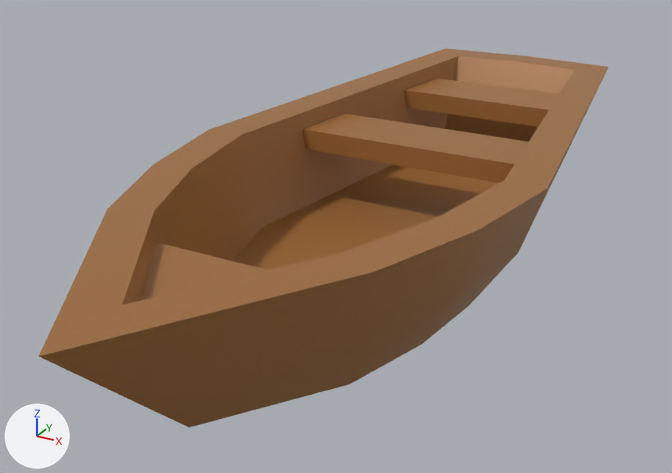
Two versions of the glTF model client/public/rowboat.glb, one commit apart.
Both versions are drawn from a 50 mm camera at (0.827, -1.859, 0.871) aimed at (-0.068, -0.232, 0.057). Every picture has the same lights, and +X, +Y and +Z are marked at lower left. Where no turn or scale is listed for an object, it has been applied to the vertices.

In view in the first picture: 'boat.001'.
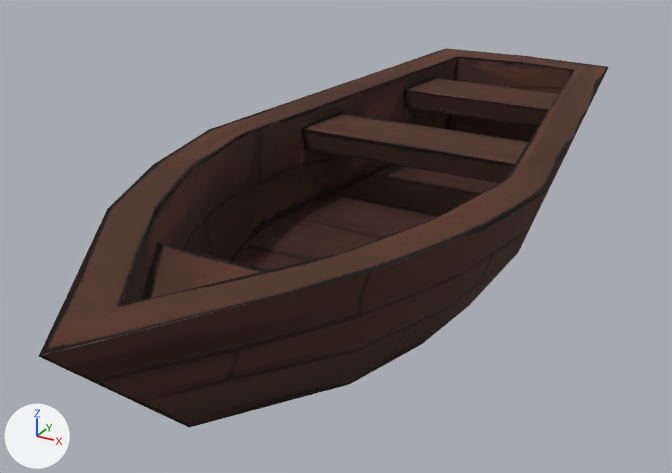
Changed parts and their boxes [x1, y1, x2, y2] in the pictures (672 x 473 px):
'boat.001', recoloured
    both: [39, 48, 609, 427]

The change, as a diff of the scene's bpy script:
```diff
--- a/client/public/rowboat.glb.py
+++ b/client/public/rowboat.glb.py
@@ img_rowboat_colour @@
+img_rowboat_colour = load_image('rowboat-Colour', '_unpacked/rowboat-Colour', 2048, 2048, 'sRGB')
@@ mat_rowboat @@
+mat_rowboat = principled_material('rowboat')
+mat_rowboat.texture = img_rowboat_colour
+mat_rowboat.metallic = 0.437
+mat_rowboat.roughness = 1.0
@@ me_cube_006 @@
 me_cube_006.from_pydata(...)  # 78 vertices, 140 faces; spans x -0.39..0.39, y -1.14..0.81, z -0.03..0.25
-me_cube_006.materials.append(mat_material)  # brown #a36f3c
+me_cube_006.materials.append(mat_rowboat)  # picture img_rowboat_colour
```
